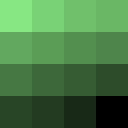
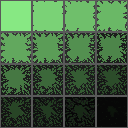
Layered file, before and after one edit (w=128, h=128). Changes by layer:
renamed "Layer 1" to "Layer 15", painted on it over [0, 0, 128, 128]
